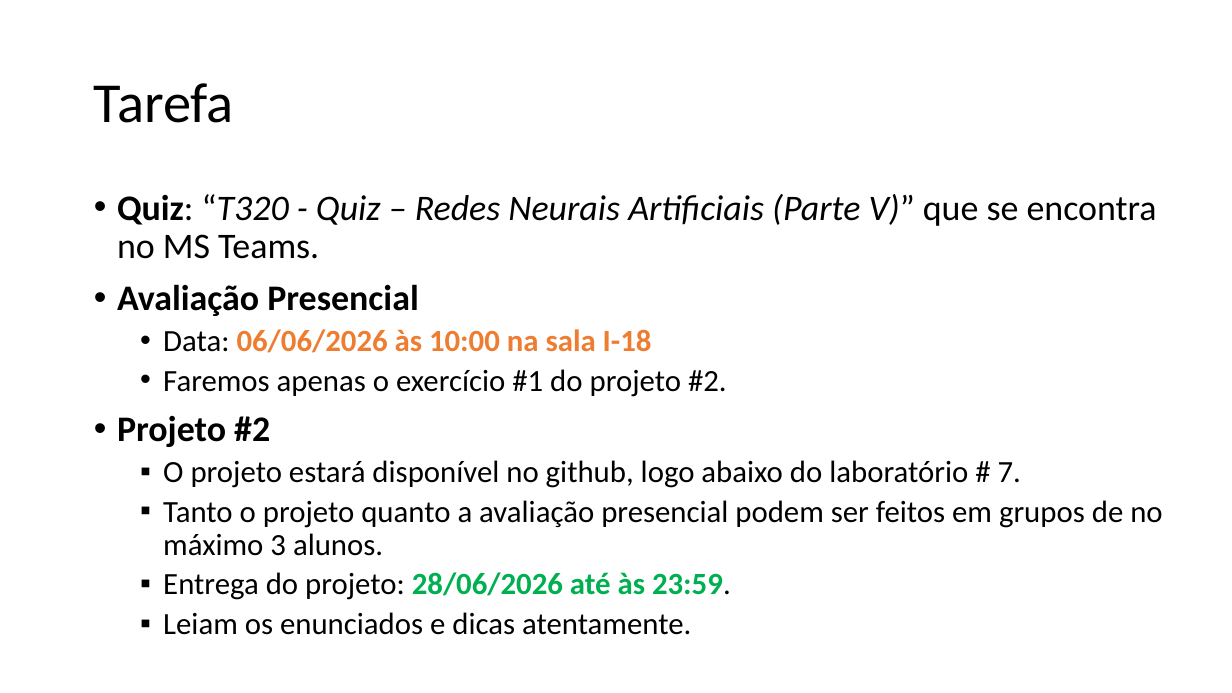
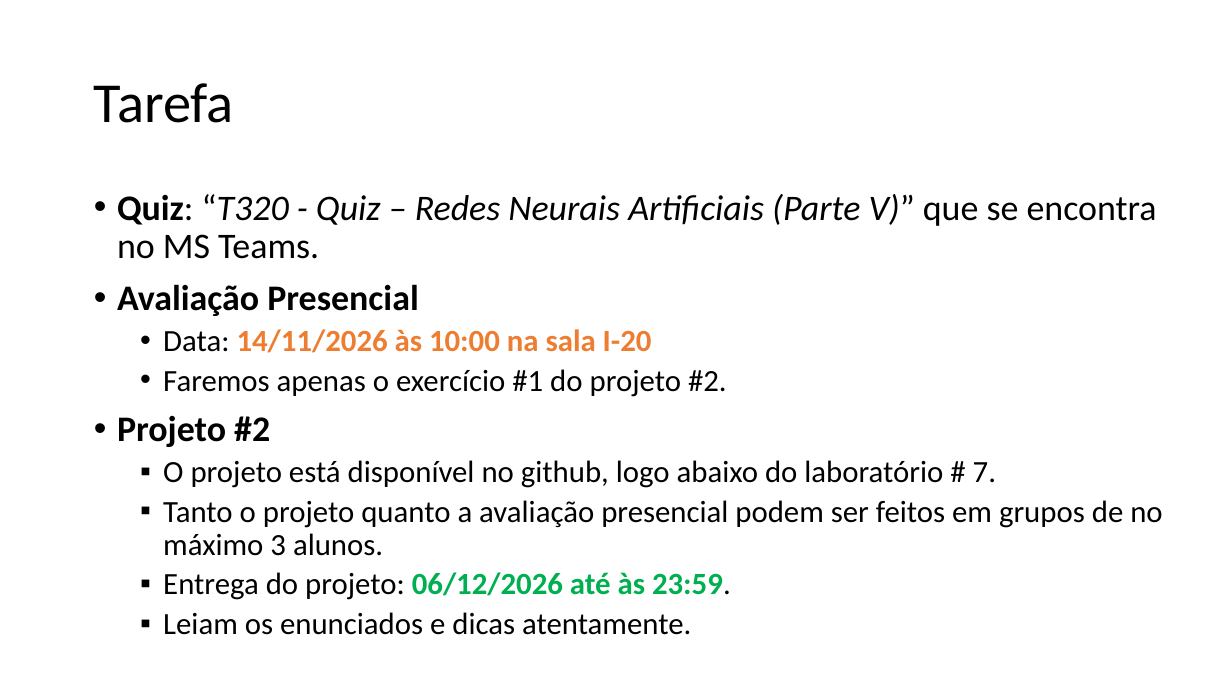
Before and after one commit to zz4fap/t320_aprendizado_de_maquina, a slide deck: slide 15 of slides/T320_Redes_Neurais_Artificiais (Parte III).pptx. Drawn at 1232x693 pixels with LibreOffice and Linux fonts; fonts in the diff are those of the drawing. Boxes give left, top, right and bottom in pixels: in the first picture for what was removed or moved away, otherwise in the second. Text is boxed around its words. In the diff, an @@ line names an element or a change of style, - is before the commit and + after.

Commit message:
update of slides

```diff
--- a/slides/T320_Redes_Neurais_Artificiais (Parte III).pptx
+++ b/slides/T320_Redes_Neurais_Artificiais (Parte III).pptx
@@ text at [163, 329, 652, 353]: text changed @@
-  • Data: 06/06/2026 às 10:00 na sala I-18
+  • Data: 14/11/2026 às 10:00 na sala I-20
@@ text at [163, 460, 996, 488]: text changed @@
-  ▪ O projeto estará disponível no github, logo abaixo do laboratório # 7.
+  ▪ O projeto está disponível no github, logo abaixo do laboratório # 7.
@@ text at [163, 572, 731, 600]: text changed @@
-  ▪ Entrega do projeto: 28/06/2026 até às 23:59.
+  ▪ Entrega do projeto: 06/12/2026 até às 23:59.
```
Also in this commit, not shown: 1 other file.
